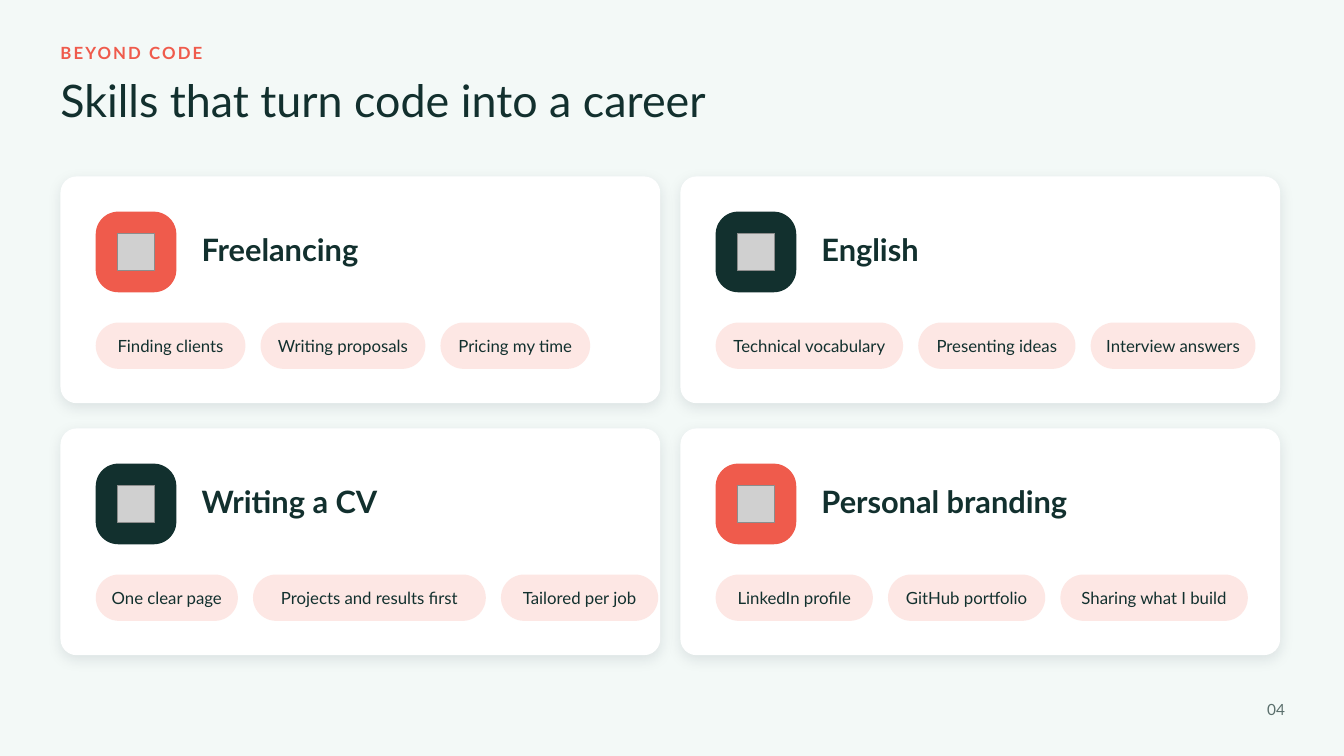
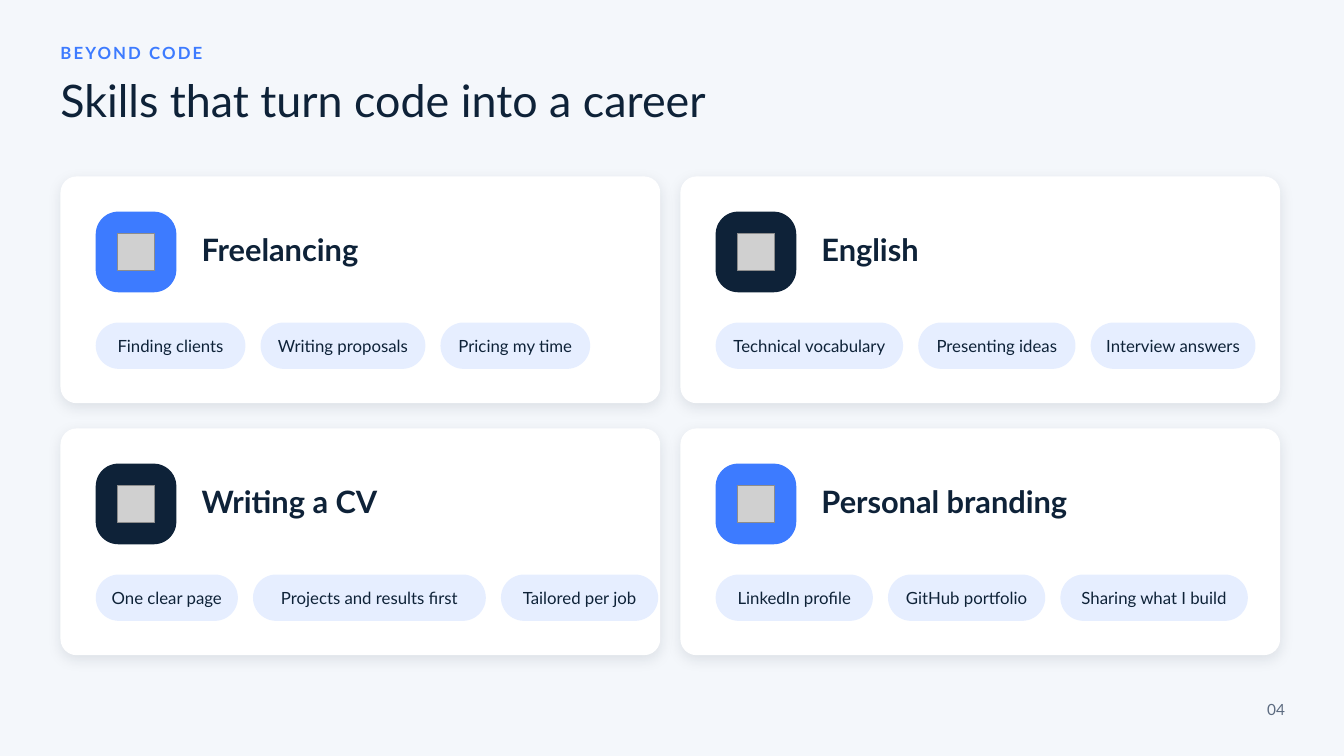
Before and after one commit to Saif-eldin-Ahmed-Helmy/Interactive-Learning-Platform, a slide deck: slide 4 of output/discussion/Maaly-DEPI-Discussion.pptx. Drawn at 1344x756 pixels with LibreOffice and Linux fonts; fonts in the diff are those of the drawing; grey boxes stand for pictures. Boxes give left, top, right and bottom in pixels: in the first picture for what was removed or moved away, otherwise in the second. Text is boxed around its words. In the diff, an @@ line names an element or a change of style, - is before the commit and + after.

```diff
--- a/output/discussion/Maaly-DEPI-Discussion.pptx
+++ b/output/discussion/Maaly-DEPI-Discussion.pptx
@@ background #F3F9F7 to #F4F7FB @@
@@ text "BEYOND CODE" at <box>60,42,968,73</box>: text colour #EF5B4C to #3D7BFF @@
@@ rounded rectangle at <box>96,212,176,292</box>: fill #EF5B4C to #3D7BFF @@
@@ rounded rectangle at <box>716,464,797,544</box>: fill #EF5B4C to #3D7BFF @@
@@ text colour #12302E to #0E2238 in 12 elements at <box>118,339,223,355</box>, <box>278,339,407,355</box>, <box>458,339,572,355</box>, <box>733,339,885,355</box>, <box>937,339,1057,355</box>, <box>1106,339,1240,352</box>, <box>112,591,222,607</box>, <box>281,591,458,607</box>, <box>523,591,636,607</box>, <box>738,591,851,607</box>, <box>906,591,1027,607</box>, <box>1081,591,1226,607</box> @@
@@ fill #FDE7E4 to #E6EEFF in 12 elements at <box>96,323,246,369</box>, <box>260,323,425,369</box>, <box>441,323,591,369</box>, <box>716,323,903,369</box>, <box>919,323,1076,369</box>, <box>1091,323,1256,369</box>, <box>96,575,238,621</box>, <box>253,575,486,621</box>, <box>501,575,658,621</box>, <box>716,575,873,621</box>, <box>888,575,1046,621</box>, <box>1061,575,1248,621</box> @@
@@ text "04" at <box>1267,704,1285,715</box>: text colour #5A6F6C to #5C6B80 @@
```
Also in this commit, not shown: 8 other slides changed, 4 slides added, 3 slides removed, 10 other files.
